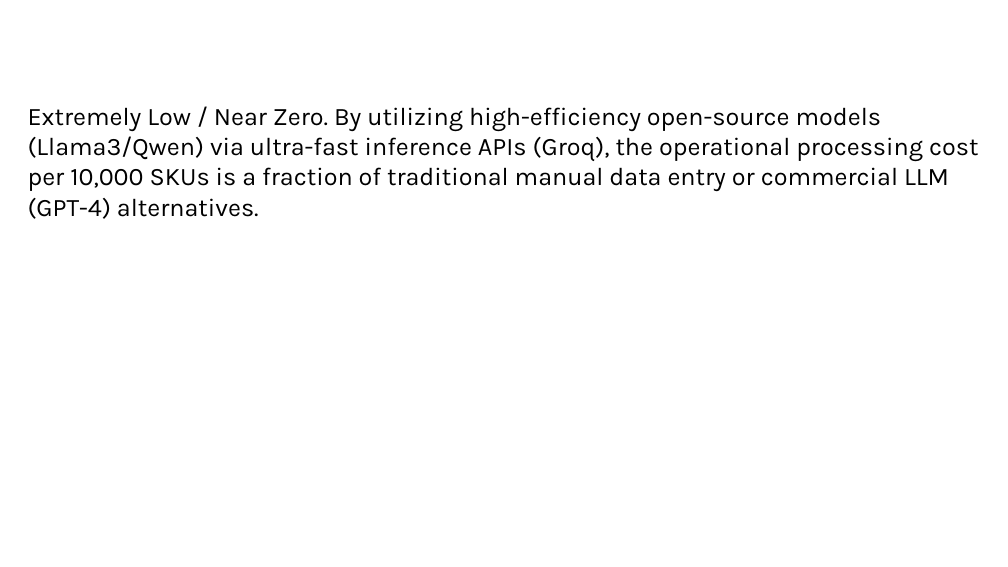
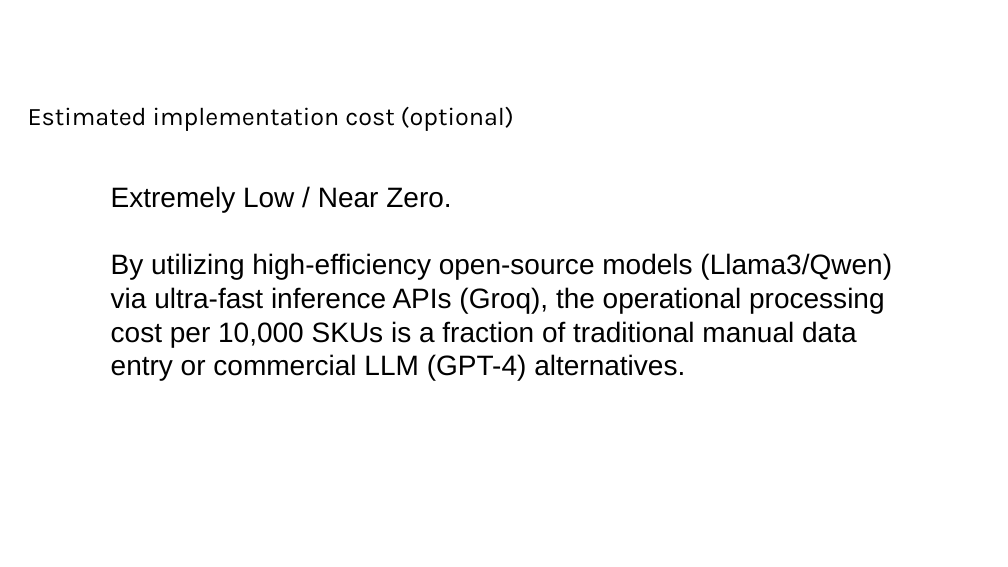
Before and after one commit to Abhi666-max/OmniSpec, a slide deck: slide 10 of Final_OmniSpec_Presentation.pptx (slide 11 before the commit). Drawn at 1008x567 pixels with LibreOffice and Linux fonts; fonts in the diff are those of the drawing; background and template pictures are left out. Boxes give left, top, right and bottom in pixels: in the first picture for what was removed or moved away, otherwise in the second. Text is boxed around its words. In the diff, an @@ line names an element or a change of style, - is before the commit and + after.

```diff
--- a/Final_OmniSpec_Presentation.pptx
+++ b/Final_OmniSpec_Presentation.pptx
@@ text at (x1=28, y1=107, x2=514, y2=131): text changed @@
-Extremely Low / Near Zero. By utilizing high-efficiency open-source models (Llama3/Qwen) via ultra-fast inference APIs (Groq), the operational processing cost per 10,000 SKUs is a fraction of traditional manual data entry or commercial LLM (GPT-4) alternatives.
+Estimated implementation cost (optional)
@@ text added at (x1=111, y1=186, x2=892, y2=380), 20 pt, text #000000 @@
+Extremely Low / Near Zero.
+By utilizing high-efficiency open-source models (Llama3/Qwen) via ultra-fast inference APIs (Groq), the operational processing cost per 10,000 SKUs is a fraction of traditional manual data entry or commercial LLM (GPT-4) alternatives.
```
Also in this commit, not shown: 11 other slides changed, 1 slide removed, 2 other files.
